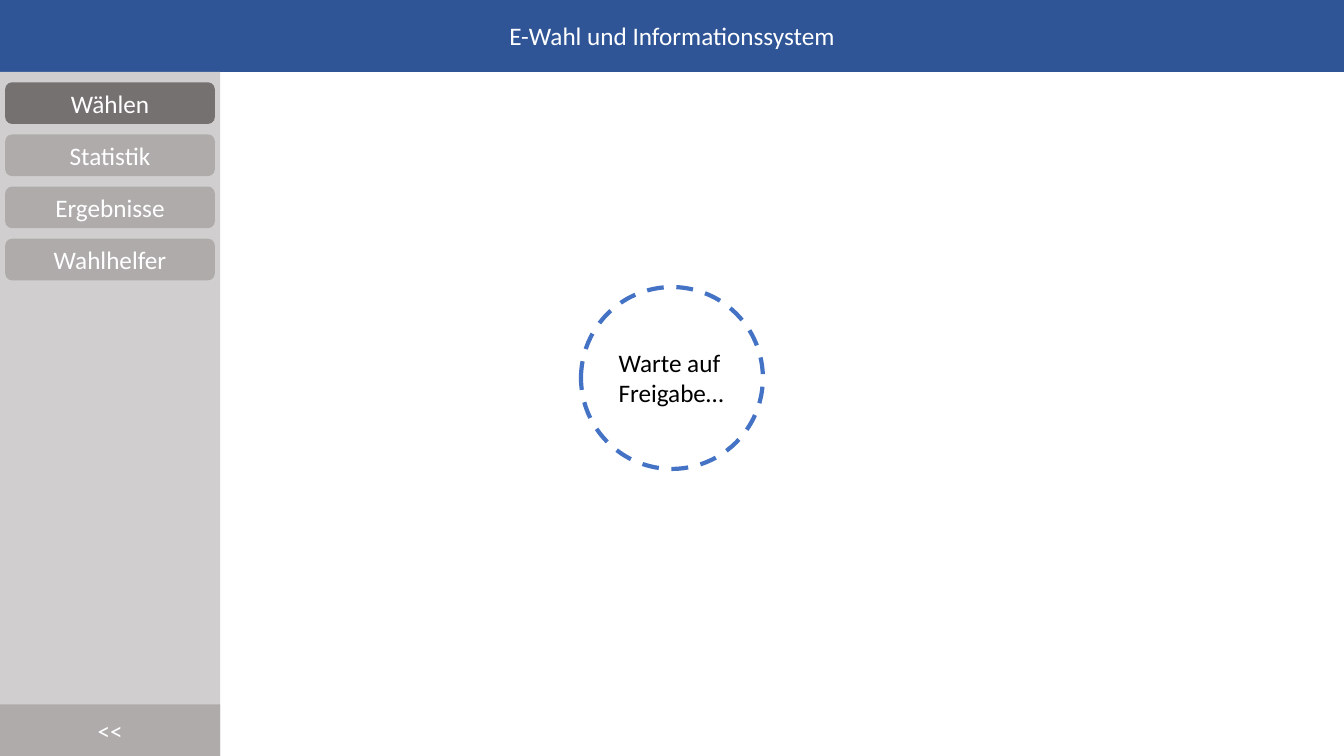
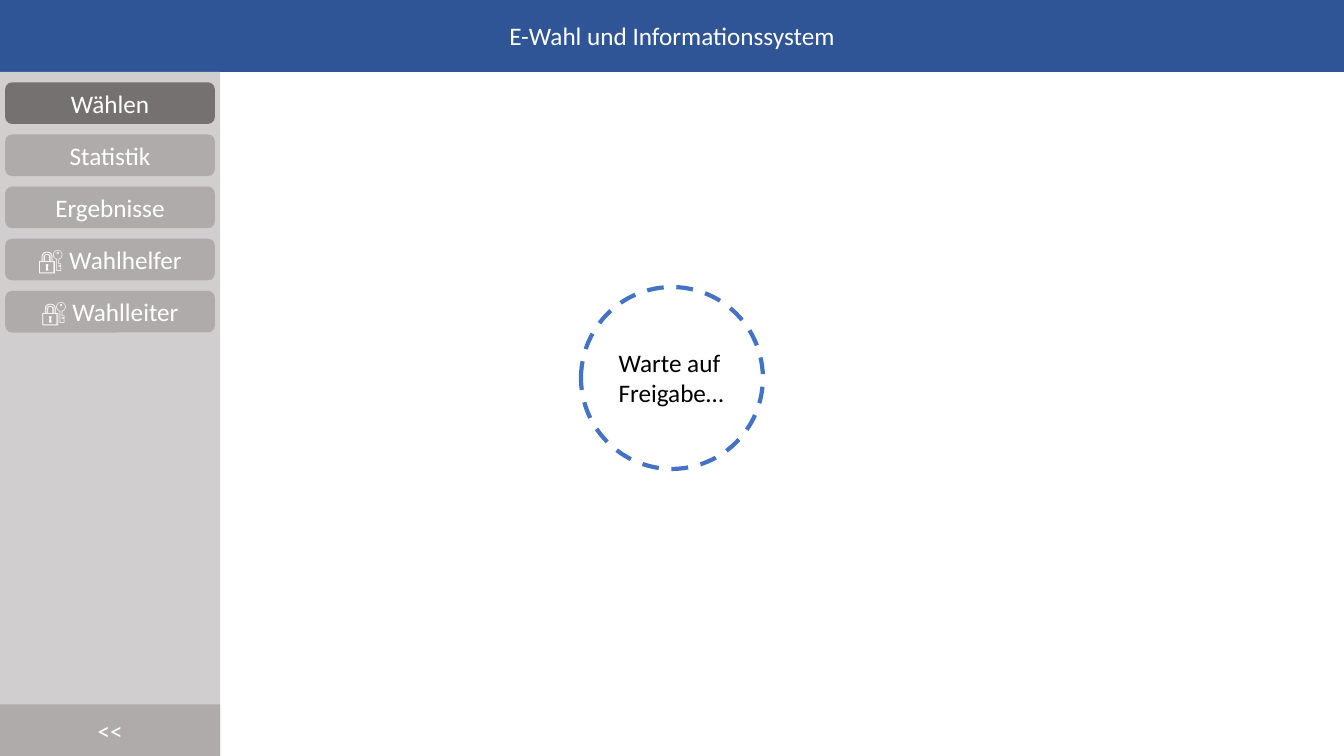
Before and after one commit to DominikHorn/wise2019-dbsystems-project, a slide deck: slide 1 of specification/Mock.pptx. Drawn at 1344x756 pixels with LibreOffice and Linux fonts; fonts in the diff are those of the drawing. Boxes give left, top, right and bottom in pixels: in the first picture for what was removed or moved away, otherwise in the second. Text is boxed around its words. In the diff, an @@ line names an element or a change of style, - is before the commit and + after.

```diff
--- a/specification/Mock.pptx
+++ b/specification/Mock.pptx
@@ text in rounded rectangle at (69, 251, 181, 269): text changed @@
-Wahlhelfer
+🔐 Wahlhelfer
@@ rounded rectangle added at (5, 291, 215, 333), fill #AFABAB, 18 pt, text #FFFFFF @@
+🔐 Wahlleiter
```
Also in this commit, not shown: 2 other slides changed, 4 slides added.
